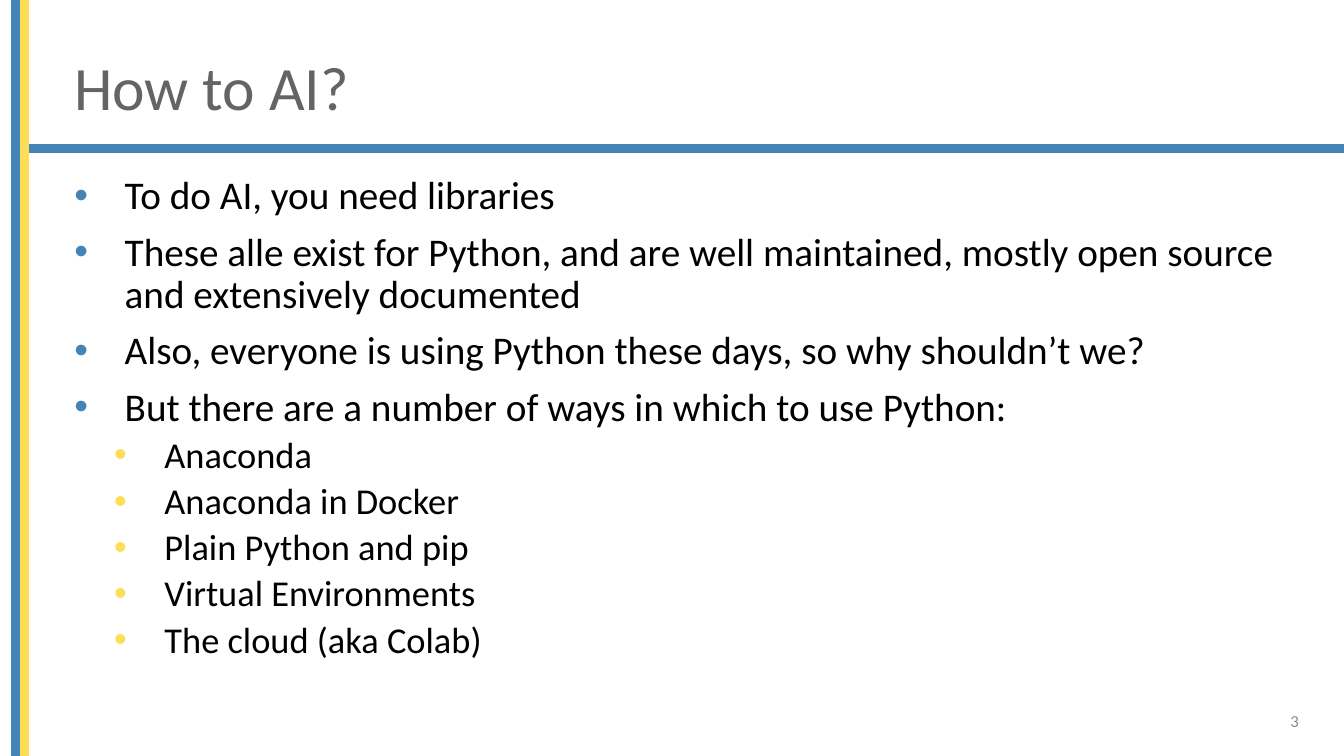
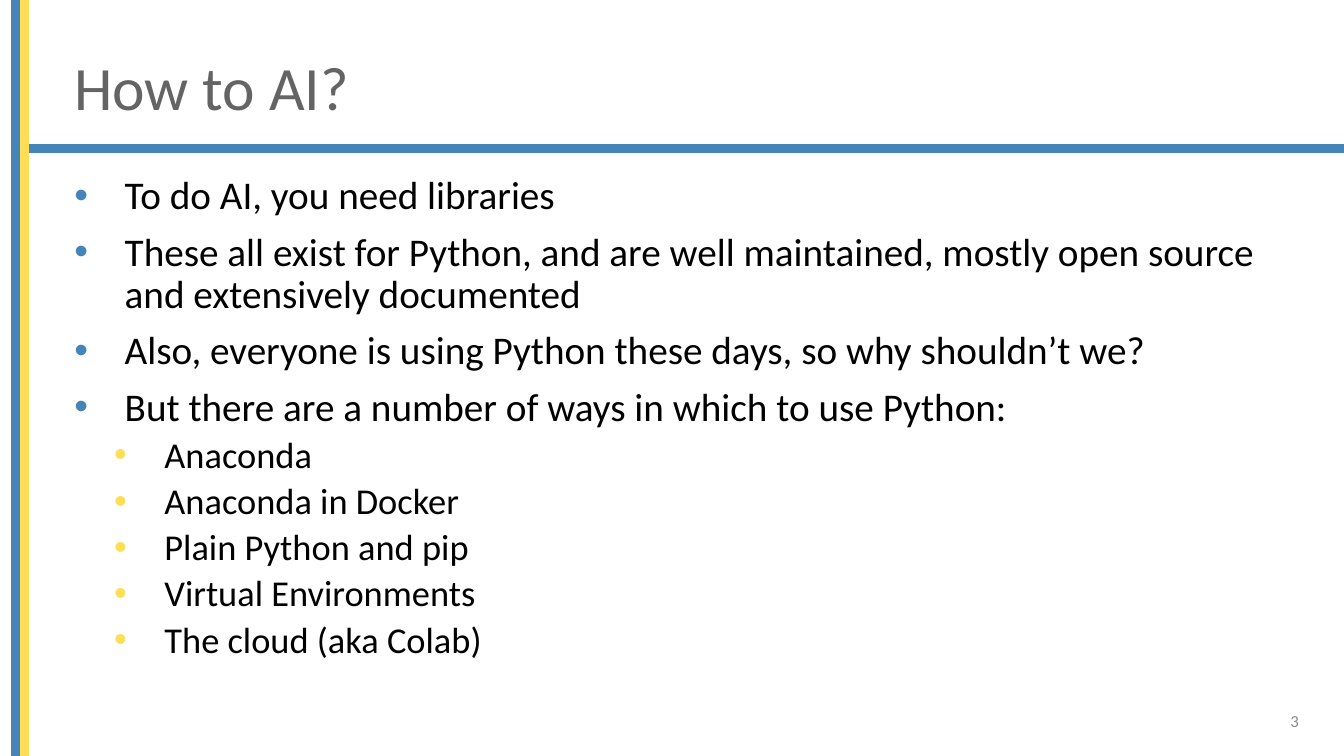
Before and after one commit to mjochen/Cello_AI, a slide deck: slide 3 of ppts/2 - Working environment overview.pptx. Drawn at 1344x756 pixels with LibreOffice and Linux fonts; fonts in the diff are those of the drawing; background and template pictures are left out. Boxes give left, top, right and bottom in pixels: in the first picture for what was removed or moved away, otherwise in the second. Text is boxed around its words. In the diff, an @@ line names an element or a change of style, - is before the commit and + after.

```diff
--- a/ppts/2 - Working environment overview.pptx
+++ b/ppts/2 - Working environment overview.pptx
@@ text at <box>125,238,1254,315</box>: text changed @@
-• These alle exist for Python, and are well maintained, mostly open source and extensively documented
+• These all exist for Python, and are well maintained, mostly open source and extensively documented
```
Also in this commit, not shown: 7 other slides changed, 1 slide added, 5 slides removed, 16 other files.
